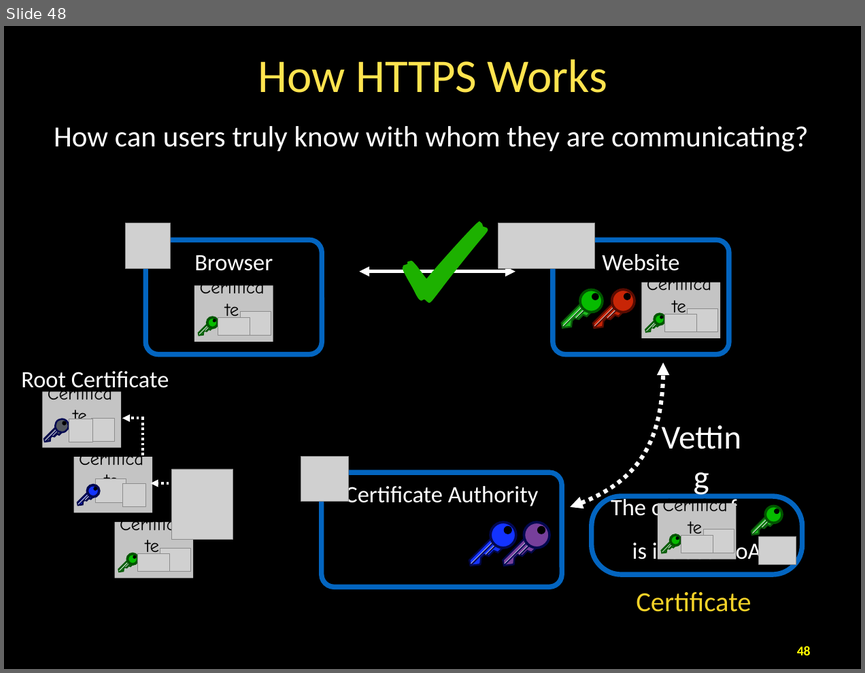
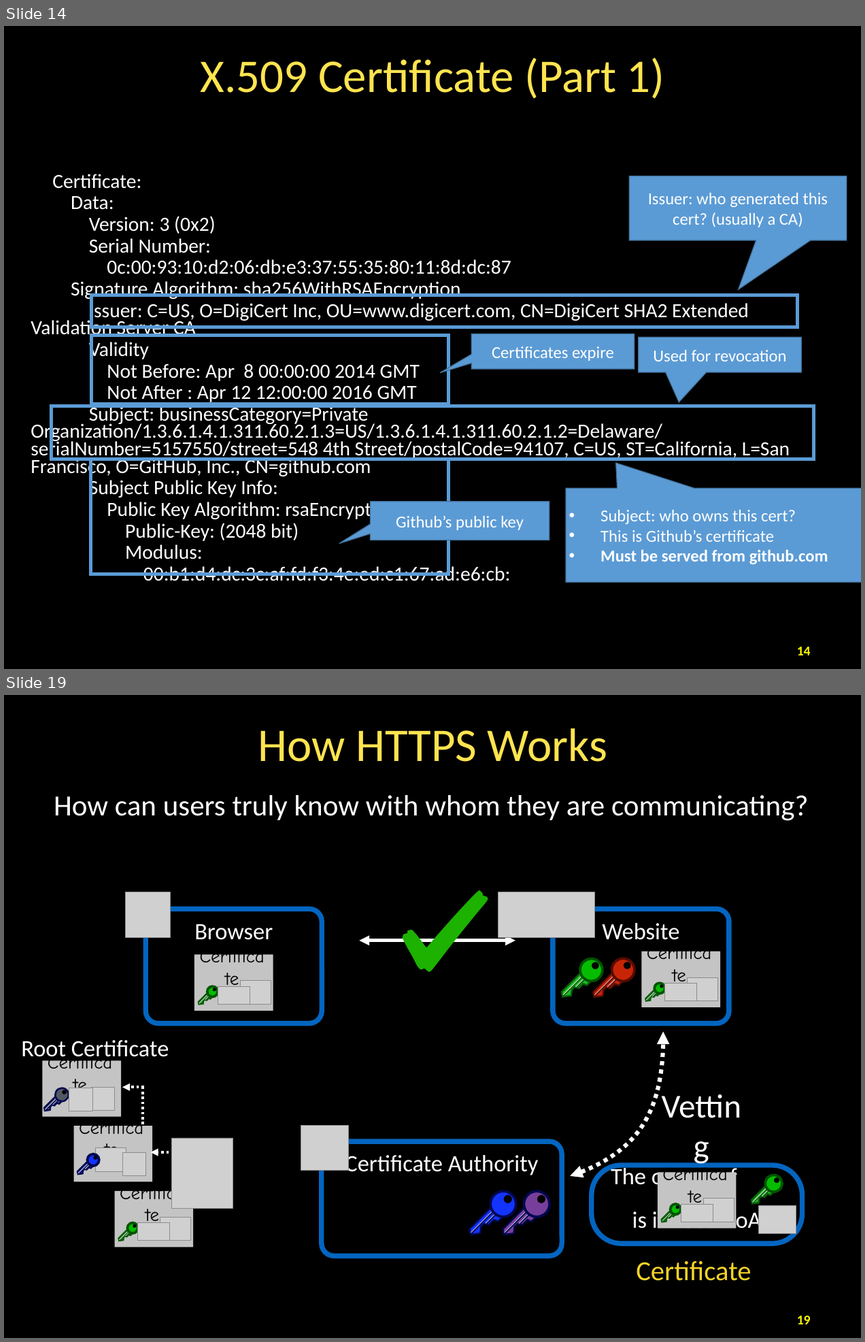
Before and after one commit to taejoong/taejoong.github.io, a slide deck: courses/csci-351/handouts/19-TLS.pptx. Shown one above the other, each under a label of ours: slide 48 before the commit, slides 14 and 19 after it; the slides between them are not shown. The pictures are 865x673 and 865x1342 pixels, drawn with LibreOffice and Linux fonts; fonts in the diff are those of the drawing; grey boxes stand for pictures. Boxes give left, top, right and bottom in pixels: in the first picture for what was removed or moved away, otherwise in the second. Text is boxed around its words. In the diff, an @@ line names an element or a change of style, - is before the commit and + after.

```diff
--- a/courses/csci-351/handouts/19-TLS.pptx
+++ b/courses/csci-351/handouts/19-TLS.pptx
@@ slide 14 added at [4, 26, 861, 669], background #000000 @@
@@ title added at [201, 57, 665, 99], 56 pt, text #FFE44F @@
+X.509 Certificate (Part 1)
@@ text added at [31, 174, 789, 581], 24 pt, text #FFFFFF @@
+Certificate:
+Data:
+Version: 3 (0x2)
+Serial Number:
+0c:00:93:10:d2:06:db:e3:37:55:35:80:11:8d:dc:87
+Signature Algorithm: sha256WithRSAEncryption
+Issuer: C=US, O=DigiCert Inc, OU=www.digicert.com, CN=DigiCert SHA2 Extended Validation Server CA
+Validity
+Not Before: Apr 8 00:00:00 2014 GMT
+Not After : Apr 12 12:00:00 2016 GMT
+Subject: businessCategory=Private Organization/1.3.6.1.4.1.311.60.2.1.3=US/1.3.6.1.4.1.311.60.2.1.2=Delaware/serialNumber=5157550/street=548 4th Street/postalCode=94107, C=US, ST=California, L=San Francisco, O=GitHub, Inc., CN=github.com
+Subject Public Key Info:
+Public Key Algorithm: rsaEncryption
+Public-Key: (2048 bit)
+Modulus:
+00:b1:d4:dc:3c:af:fd:f3:4e:ed:c1:67:ad:e6:cb:
@@ freeform shape added at [630, 176, 847, 289], fill #5B9BD5, outline #42719B 1 pt @@
@@ text added at [648, 193, 827, 227], 20 pt, text #FFFFFF @@
+Issuer: who generated this cert? (usually a CA)
@@ rectangle added at [91, 295, 798, 327], outline #5B9BD5 4 pt @@
@@ rectangle added at [91, 335, 449, 403], outline #5B9BD5 4 pt @@
@@ freeform shape added at [440, 334, 634, 373], fill #5B9BD5, outline #42719B 1 pt @@
@@ text added at [492, 346, 614, 361], 20 pt, text #FFFFFF @@
+Certificates expire
@@ freeform shape added at [638, 337, 801, 402], fill #5B9BD5, outline #42719B 1 pt @@
@@ text added at [653, 350, 787, 361], 20 pt, text #FFFFFF @@
+Used for revocation
@@ rectangle added at [51, 405, 813, 459], outline #5B9BD5 4 pt @@
@@ rectangle added at [91, 459, 449, 574], outline #5B9BD5 4 pt @@
@@ freeform shape added at [566, 463, 861, 582], fill #5B9BD5, outline #42719B 1 pt @@
@@ freeform shape added at [339, 501, 549, 543], fill #5B9BD5, outline #42719B 1 pt @@
@@ text added at [600, 509, 828, 564], 20 pt, text #FFFFFF @@
+• Subject: who owns this cert?
+• This is Github’s certificate
+• Must be served from github.com
@@ text added at [396, 516, 524, 530], 20 pt, text #FFFFFF @@
+Github’s public key
@@ page number added at [797, 646, 810, 655], 16 pt, text #FFFB00, bold @@
+14
@@ what was slide 48 is now slide 19 @@
@@ page number at [797, 1315, 810, 1324]: text changed @@
-48
+19
```
Also in this commit, not shown: 11 slides changed, 18 other slides added, 1 slide removed, 2 other files.
